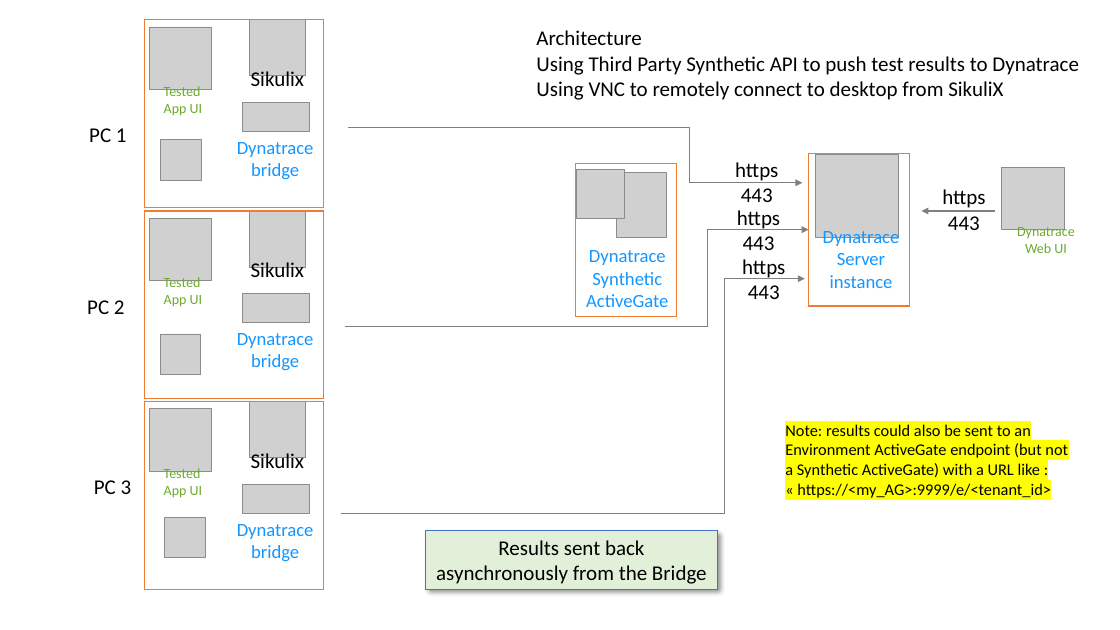
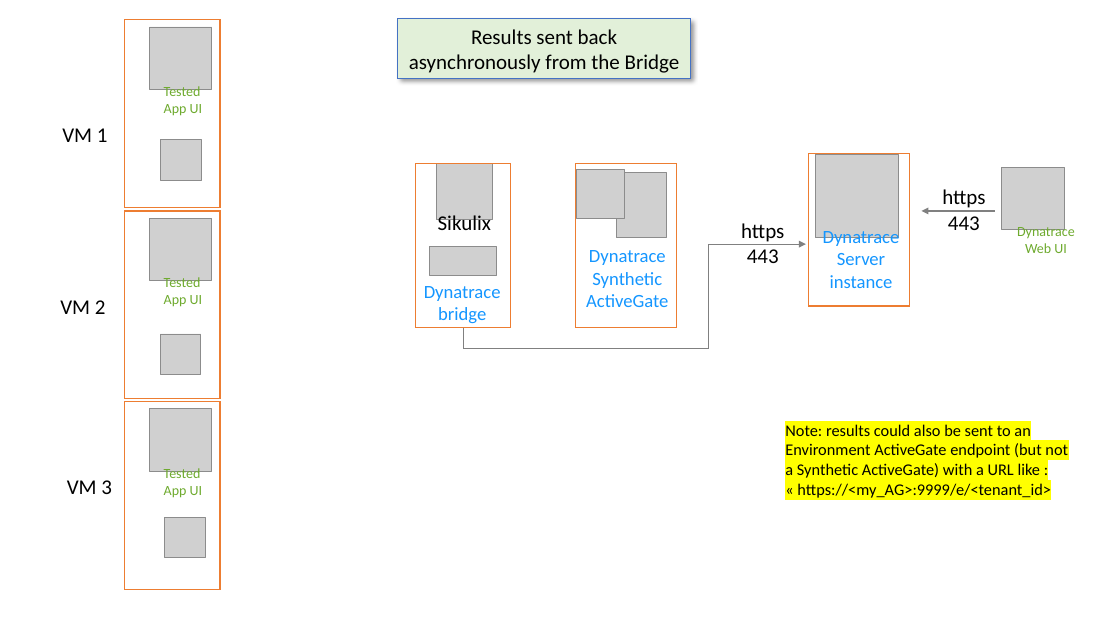
Before and after one commit to LO-RAN/dt_sikulix_bridge, a slide deck: slide 2 of documentation/dt_sikulix_bridge.pptx. Drawn at 1120x630 pixels with LibreOffice and Linux fonts; fonts in the diff are those of the drawing; grey boxes stand for pictures; background and template pictures are left out. Boxes give left, top, right and bottom in pixels: in the first picture for what was removed or moved away, otherwise in the second. Text is boxed around its words. In the diff, an @@ line names an element or a change of style, - is before the commit and + after.

Commit message:
updated architecture slides

```diff
--- a/documentation/dt_sikulix_bridge.pptx
+++ b/documentation/dt_sikulix_bridge.pptx
@@ rectangle: place and size @@
-rectangle at (145,20,324,208)
+rectangle at (125,20,220,208)
@@ picture removed at (250,20,306,76) @@
@@ rectangle "Results sent back asynchronously from ...": place and size @@
-rectangle "Results sent back asynchronously from ..." at (425,530,718,590)
+rectangle "Results sent back asynchronously from ..." at (398,19,691,79)
@@ text removed at (536,30,1079,100) @@
-Architecture
-Using Third Party Synthetic API to push test results to Dynatrace
-Using VNC to remotely connect to desktop from SikuliX
@@ text removed at (251,71,304,93) @@
-Sikulix
@@ picture removed at (243,103,310,132) @@
@@ text at (62,128,108,142): text changed @@
-PC 1
+VM 1
@@ text removed at (237,142,314,180) @@
-Dynatrace
-bridge
@@ elbow arrow removed from (348, 128) to (802, 183) @@
@@ rectangle added at (416,164,511,328), outline #ED7D31 1 pt @@
@@ rectangle: place and size @@
-rectangle at (576,164,677,317)
+rectangle at (576,164,677,328)
@@ text removed at (735,162,778,202) @@
-https 443
@@ rectangle: place and size @@
-rectangle at (145,211,324,399)
+rectangle at (125,211,220,399)
@@ text "https 443": place and size @@
-text "https 443" at (737,210,780,250)
+text "https 443" at (741,223,784,263)
@@ elbow arrow moved from (345, 326) - (809, 230) to (463, 328) - (806, 245) @@
@@ text removed at (742,259,785,299) @@
-https 443
@@ elbow arrow removed from (341, 513) to (805, 279) @@
@@ 2 pictures, 2 texts: place and size @@
-2 pictures, 2 texts at (237,211,314,371)
+2 pictures, 2 texts at (424,164,501,324)
@@ text at (60,300,106,314): text changed @@
-PC 2
+VM 2
@@ rectangle: place and size @@
-rectangle at (145,402,324,590)
+rectangle at (125,402,220,590)
@@ picture removed at (250,402,306,458) @@
@@ text removed at (251,453,304,475) @@
-Sikulix
@@ text at (67,480,112,494): text changed @@
-PC 3
+VM 3
@@ picture removed at (243,485,310,514) @@
@@ text removed at (237,524,314,562) @@
-Dynatrace
-bridge
```
Also in this commit, not shown: 3 other slides changed.
